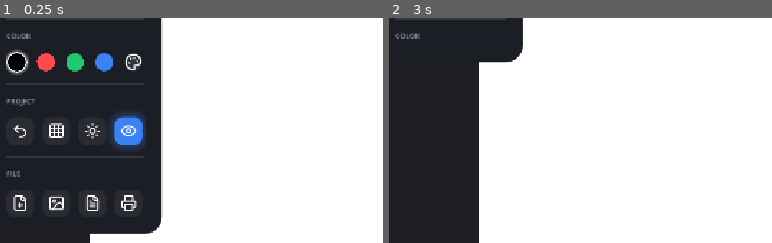
Above: before the commit, frames 1-2 (left to right).
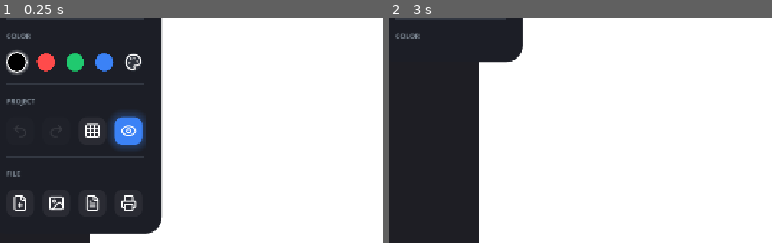
Above: after the commit, the same moments.

Repository: OmarSaez/plan-2d
Game: Godot game, scene res://src/main.tscn
Two runs of this game, one before a commit and one after it. Both use one fixed random seed, a clock stepped at 60 frames per second and the inputs below.
Inputs (mouse positions are % of the whole screen's width and height, from its top left):
- Up to frame 1 (0.25 s): no input
- Up to frame 2 (3 s): click (12, 61) at 0.52 s; click (3, 77) at 1.25 s; click (3, 77) at 2 s; click (18, 10) at 2.75 s
The pictures show only the part of the screen within x 0-50%, y 36-86%; the shares and areas given below are measured in that part.

The runs differ from the first frame. In frame 1, 0.5% of the frame differs, in the area x 3-27%, y 46-54%; in frame 2, nothing differs.

Commit message:
Se agrega las funciones deshacer y rehacer

Diff:
--- /dev/null
+++ b/assets/icons/redo-2.svg
@@ -0,0 +1,4 @@
+<svg xmlns="http://www.w3.org/2000/svg" width="24" height="24" viewBox="0 0 24 24" fill="none" stroke="#FFFFFF" stroke-width="2" stroke-linecap="round" stroke-linejoin="round" class="lucide lucide-redo-2">
+  <path d="m15 14 5-5-5-5"/>
+  <path d="M20 9H9.5A5.5 5.5 0 0 0 4 14.5A5.5 5.5 0 0 0 9.5 20H13"/>
+</svg>
--- a/src/canvas/canvas_manager.gd
+++ b/src/canvas/canvas_manager.gd
@@ -5,6 +5,10 @@
 var active_layer_index: int = -1
 var paper_rect: ColorRect
 var bubbles: Array[Label] = []
+
+var history_stack: Array[Dictionary] = []
+var history_index: int = -1
+var is_restoring: bool = false
 
 func _ready() -> void:
 	# Crear la hoja de papel (Tamaño carta 816x1056)
@@ -23,9 +27,14 @@
 
 	EventBus.clear_canvas_requested.connect(_on_clear_requested)
 	EventBus.camera_view_changed.connect(_on_camera_view_changed)
-
+	EventBus.undo_requested.connect(_on_undo_requested)
+	EventBus.redo_requested.connect(_on_redo_requested)
+
+	is_restoring = true
 	add_layer(tr("UI_NEW_LAYER"))
 	set_active_layer(0)
+	is_restoring = false
+	save_state()
 
 func get_unique_layer_name(base_name: String) -> String:
 	var new_name = base_name
@@ -53,6 +62,7 @@
 	layer.stroke_finished.connect(_on_stroke_finished)
 
 	EventBus.emit_layers_changed(_get_layers_info())
+	save_state()
 
 func remove_layer(index: int) -> void:
 	if index >= 0 and index < layers.size():
@@ -75,6 +85,7 @@
 				EventBus.emit_active_layer_changed(active_layer_index)
 
 		EventBus.emit_layers_changed(_get_layers_info())
+		save_state()
 
 func set_active_layer(index: int) -> void:
 	if index >= 0 and index < layers.size():
@@ -90,11 +101,13 @@
 	if index >= 0 and index < layers.size():
 		layers[index].name = new_name
 		EventBus.emit_layers_changed(_get_layers_info())
+		save_state()
 
 func toggle_layer_visibility(index: int) -> void:
 	if index >= 0 and index < layers.size():
 		layers[index].visible = !layers[index].visible
 		EventBus.emit_layers_changed(_get_layers_info())
+		save_state()
 
 func _get_layers_info() -> Array:
 	var info = []
@@ -109,6 +122,7 @@
 	for layer in layers:
 		layer.clear()
 	update_bubbles([])
+	save_state()
 
 func _on_camera_view_changed() -> void:
 	var cam_rot = 0.0
@@ -169,8 +183,92 @@
 
 func _on_stroke_finished() -> void:
 	update_bubbles([])
+	save_state()
 
 # El input es ahora relativo a la hoja de papel
 func _on_paper_gui_input(event: InputEvent) -> void:
 	if get_node_or_null("../../ToolManager"):
 		$"../../ToolManager".process_canvas_input(event)
+
+func get_current_state() -> Dictionary:
+	var state_layers = []
+	for layer in layers:
+		var cloned_lines = []
+		for line_data in layer.lines:
+			cloned_lines.append(line_data.duplicate(true))
+
+		state_layers.append({
+			"name": layer.name,
+			"visible": layer.visible,
+			"lines": cloned_lines
+		})
+
+	return {
+		"active_layer_index": active_layer_index,
+		"layers": state_layers
+	}
+
+func restore_state(state: Dictionary) -> void:
+	is_restoring = true
+
+	for layer in layers:
+		paper_rect.remove_child(layer)
+		layer.queue_free()
+	layers.clear()
+
+	for layer_state in state["layers"]:
+		var layer = DrawingLayer.new()
+		layer.name = layer_state["name"]
+		layer.visible = layer_state["visible"]
+
+		# Enforce typed array assignment safely
+		for ld in layer_state["lines"]:
+			layer.lines.append(ld)
+		paper_rect.add_child(layer)
+		layers.append(layer)
+
+		layer.stroke_updated.connect(_on_stroke_updated)
+		layer.stroke_finished.connect(_on_stroke_finished)
+
+	active_layer_index = state["active_layer_index"]
+
+	EventBus.emit_layers_changed(_get_layers_info())
+	EventBus.emit_active_layer_changed(active_layer_index)
+
+	for layer in layers:
+		layer.queue_redraw()
+
+	is_restoring = false
+
+func save_state() -> void:
+	if is_restoring: return
+
+	var state = get_current_state()
+
+	if history_index < history_stack.size() - 1:
+		history_stack = history_stack.slice(0, history_index + 1)
+
+	history_stack.append(state)
+
+	if history_stack.size() > 15:
+		history_stack.pop_front()
+
+	history_index = history_stack.size() - 1
+	_emit_history_changed()
+
+func _emit_history_changed() -> void:
+	var can_undo = history_index > 0
+	var can_redo = history_index < history_stack.size() - 1
+	EventBus.history_changed.emit(can_undo, can_redo)
+
+func _on_undo_requested() -> void:
+	if history_index > 0:
+		history_index -= 1
+		restore_state(history_stack[history_index])
+		_emit_history_changed()
+
+func _on_redo_requested() -> void:
+	if history_index < history_stack.size() - 1:
+		history_index += 1
+		restore_state(history_stack[history_index])
+		_emit_history_changed()
--- a/src/globals/event_bus.gd
+++ b/src/globals/event_bus.gd
@@ -13,6 +13,9 @@
 signal active_layer_changed(index: int)
 signal camera_view_changed()
 signal measures_visibility_changed(visible: bool)
+signal undo_requested()
+signal redo_requested()
+signal history_changed(can_undo: bool, can_redo: bool)
 
 var show_measures: bool = true
 var auto_measure: bool = true
--- a/src/tools/eraser_tool.gd
+++ b/src/tools/eraser_tool.gd
@@ -3,6 +3,7 @@
 
 var is_dragging: bool = false
 var mode: String = "stroke" # area | stroke
+var has_erased_in_current_stroke: bool = false
 
 func _init(c: CanvasManager) -> void:
 	super._init(c)
@@ -44,17 +45,24 @@
 		if event.button_index == MOUSE_BUTTON_LEFT:
 			if event.pressed:
 				is_dragging = true
+				has_erased_in_current_stroke = false
 				_perform_erase(event.position)
 			else:
 				is_dragging = false
+				if has_erased_in_current_stroke:
+					canvas.save_state()
 
 func _perform_erase(pos: Vector2) -> void:
 	var l = canvas.get_active_layer()
+	var erased = false
 	if mode == "stroke":
-		l.erase_stroke(pos)
+		erased = l.erase_stroke(pos)
 	elif mode == "area":
 		var poly = _create_circle_polygon(pos, l.eraser_radius)
-		l.erase_area(poly)
+		erased = l.erase_area(poly)
+
+	if erased:
+		has_erased_in_current_stroke = true
 
 func _create_circle_polygon(center: Vector2, radius: float, segments: int = 16) -> PackedVector2Array:
 	var poly = PackedVector2Array()
--- a/src/tools/label_tool.gd
+++ b/src/tools/label_tool.gd
@@ -5,6 +5,7 @@
 var double_click_timer: float = 0.0
 var double_click_threshold: float = 0.3
 var last_clicked_index: int = -1
+var has_dragged: bool = false
 
 func _init(c: CanvasManager) -> void:
 	super._init(c)
@@ -23,17 +24,22 @@
 						var line = layer.lines[idx]
 						var current_angle = line.get("label_angle", 0.0)
 						layer.update_line_label_angle(idx, current_angle + 90.0)
+						canvas.save_state()
 						dragging_index = -1
 						last_clicked_index = -1 # Reset for next click
 					else:
 						dragging_index = idx
 						last_clicked_index = idx
 						double_click_timer = current_time
+						has_dragged = false
 			else:
+				if dragging_index != -1 and has_dragged:
+					canvas.save_state()
 				dragging_index = -1
 
 	elif event is InputEventMouseMotion:
 		if dragging_index != -1:
+			has_dragged = true
 			var line = layer.lines[dragging_index]
 			var pts: PackedVector2Array = line["points"]
 			var type = line.get("type", "freehand")
--- a/src/ui/main_ui.gd
+++ b/src/ui/main_ui.gd
@@ -25,6 +25,8 @@
 @onready var tools_grid: HFlowContainer = $Sidebar/Margin/VBox/ContentWrapper/VBoxTools/ToolsGrid
 @onready var color_grid: HBoxContainer = $Sidebar/Margin/VBox/ContentWrapper/VBoxTools/ColorGrid
 @onready var label_dibujo: Label = $Sidebar/Margin/VBox/ContentWrapper/VBoxTools/LabelDibujo
+@onready var undo_btn: SquishyButton = $Sidebar/Margin/VBox/ContentWrapper/VBoxTools/ProyGrid/UndoButton
+@onready var redo_btn: SquishyButton = $Sidebar/Margin/VBox/ContentWrapper/VBoxTools/ProyGrid/RedoButton
 @onready var eye_btn: SquishyButton = $Sidebar/Margin/VBox/ContentWrapper/VBoxTools/ProyGrid/EyeButton
 
 @onready var settings_widget: PanelContainer = $SettingsWidget
@@ -59,6 +61,11 @@
 	eye_btn.tapped.connect(_on_eye_pressed)
 	eye_btn.set_active(true)
 
+	undo_btn.tapped.connect(func(): EventBus.undo_requested.emit())
+	redo_btn.tapped.connect(func(): EventBus.redo_requested.emit())
+	EventBus.history_changed.connect(_on_history_changed)
+	_on_history_changed(false, false)
+
 	sidebar.custom_minimum_size.x = 248
 	sidebar.size.x = 248
 
@@ -198,6 +205,23 @@
 func _on_eye_pressed() -> void:
 	EventBus.toggle_measures_visibility()
 	eye_btn.set_active(EventBus.show_measures)
+
+func _on_history_changed(can_undo: bool, can_redo: bool) -> void:
+	undo_btn.disabled = !can_undo
+	if can_undo:
+		undo_btn.modulate = Color.WHITE
+		undo_btn.mouse_filter = Control.MOUSE_FILTER_STOP
+	else:
+		undo_btn.modulate = Color(1, 1, 1, 0.25)
+		undo_btn.mouse_filter = Control.MOUSE_FILTER_IGNORE
+
+	redo_btn.disabled = !can_redo
+	if can_redo:
+		redo_btn.modulate = Color.WHITE
+		redo_btn.mouse_filter = Control.MOUSE_FILTER_STOP
+	else:
+		redo_btn.modulate = Color(1, 1, 1, 0.25)
+		redo_btn.mouse_filter = Control.MOUSE_FILTER_IGNORE
 
 func _on_collapse_pressed() -> void:
 	is_collapsed = !is_collapsed
--- a/src/ui/main_ui.tscn
+++ b/src/ui/main_ui.tscn
@@ -12,7 +12,7 @@
 [ext_resource type="Texture2D" path="res://assets/icons/chevron-up.svg" id="10_up"]
 [ext_resource type="Texture2D" path="res://assets/icons/undo-2.svg" id="11_undo"]
 [ext_resource type="Texture2D" path="res://assets/icons/grid-3x3.svg" id="12_grid3"]
-[ext_resource type="Texture2D" path="res://assets/icons/sun.svg" id="13_sun"]
+[ext_resource type="Texture2D" path="res://assets/icons/redo-2.svg" id="13_redo"]
 [ext_resource type="Texture2D" path="res://assets/icons/eye.svg" id="14_eye"]
 [ext_resource type="Texture2D" path="res://assets/icons/file-plus.svg" id="15_new"]
 [ext_resource type="Texture2D" path="res://assets/icons/image.svg" id="16_img"]
@@ -343,17 +343,17 @@
 icon_alignment = 1
 script = ExtResource("2_xxx")
 
+[node name="RedoButton" type="Button" parent="Sidebar/Margin/VBox/ContentWrapper/VBoxTools/ProyGrid"]
+custom_minimum_size = Vector2(40, 40)
+layout_mode = 2
+icon = ExtResource("13_redo")
+icon_alignment = 1
+script = ExtResource("2_xxx")
+
 [node name="GridButton" type="Button" parent="Sidebar/Margin/VBox/ContentWrapper/VBoxTools/ProyGrid"]
 custom_minimum_size = Vector2(40, 40)
 layout_mode = 2
 icon = ExtResource("12_grid3")
-icon_alignment = 1
-script = ExtResource("2_xxx")
-
-[node name="SunButton" type="Button" parent="Sidebar/Margin/VBox/ContentWrapper/VBoxTools/ProyGrid"]
-custom_minimum_size = Vector2(40, 40)
-layout_mode = 2
-icon = ExtResource("13_sun")
 icon_alignment = 1
 script = ExtResource("2_xxx")
 
--- a/src/ui/squishy_button.gd
+++ b/src/ui/squishy_button.gd
@@ -114,6 +114,7 @@
 	tw.tween_property(self, "scale", target, 0.15).set_trans(Tween.TRANS_CUBIC).set_ease(Tween.EASE_OUT)
 
 func _on_mouse_entered() -> void:
+	if disabled: return
 	if not is_active_tool:
 		var tw = create_tween()
 		tw.tween_property(self, "modulate", Color(1.3, 1.3, 1.3), 0.15)
@@ -121,6 +122,7 @@
 func _on_mouse_exited() -> void:
 	is_pressing = false
 	_hide_tooltip()
+	if disabled: return
 	if not is_active_tool:
 		var tw = create_tween()
 		tw.tween_property(self, "modulate", Color.WHITE, 0.15)
@@ -139,3 +141,4 @@
 		add_theme_stylebox_override("normal", normal_style)
 		add_theme_stylebox_override("hover", normal_style)
 		add_theme_stylebox_override("pressed", normal_style)
+		add_theme_stylebox_override("disabled", normal_style)
Not shown, added: assets/icons/redo-2.svg.import
